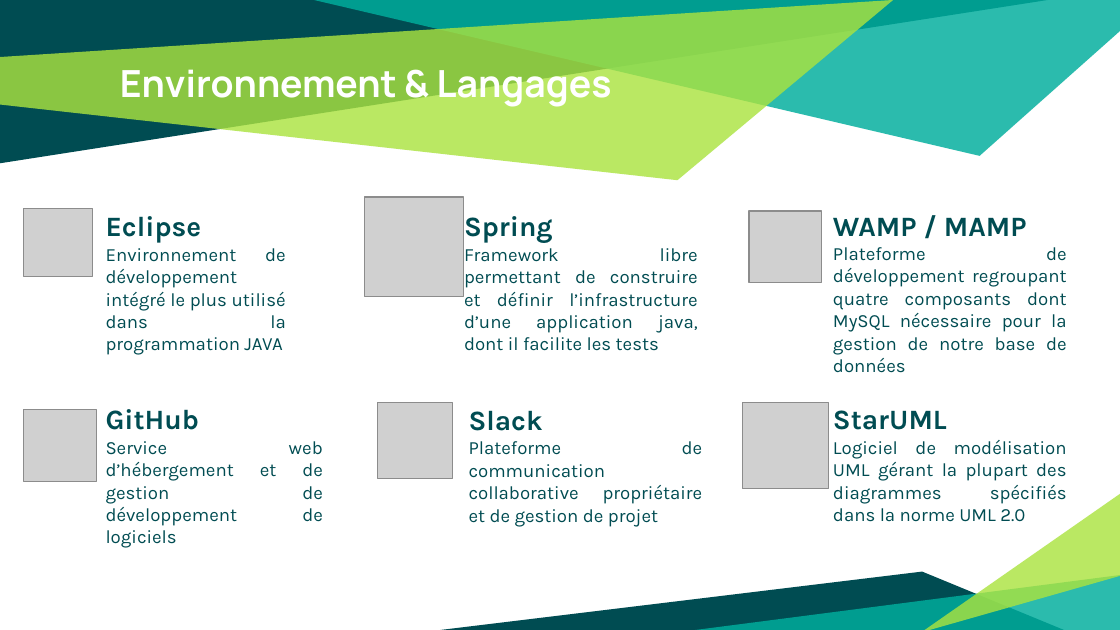
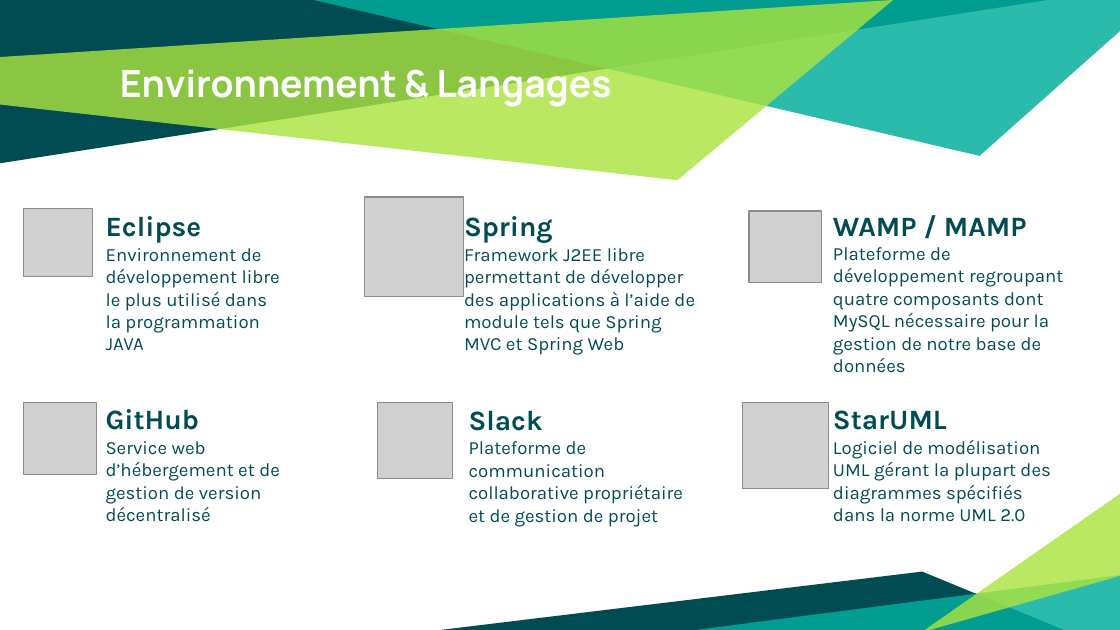
Before and after one commit to gtandu/Bougly, a slide deck: slide 5 of 0 - Compte Rendu/Présentation DIPTRACK.pptx. Drawn at 1120x630 pixels with LibreOffice and Linux fonts; fonts in the diff are those of the drawing; grey boxes stand for pictures. Boxes give left, top, right and bottom in pixels: in the first picture for what was removed or moved away, otherwise in the second. Text is boxed around its words. In the diff, an @@ line names an element or a change of style, - is before the commit and + after.

```diff
--- a/0 - Compte Rendu/Présentation DIPTRACK.pptx
+++ b/0 - Compte Rendu/Présentation DIPTRACK.pptx
@@ text at (106,248,280,351): text changed @@
-Environnement de développement intégré le plus utilisé dans la programmation JAVA
+Environnement de développement libre le plus utilisé dans la programmation JAVA
@@ text at (464,248,695,355): text changed @@
-Framework libre permettant de construire et définir l’infrastructure d’une application java, dont il facilite les tests
+Framework J2EE libre permettant de développer des applications à l’aide de module tels que Spring MVC et Spring Web
@@ text at (833,247,1063,355): alignment justified to left @@
@@ picture: place and size @@
-picture at (24,410,96,482)
+picture at (24,402,96,474)
@@ text at (106,441,280,522): text changed @@
-Service web d’hébergement et de gestion de développement de logiciels
+Service web d’hébergement et de gestion de version décentralisé
@@ text at (469,441,683,527): alignment justified to left @@
@@ text at (833,440,1050,522): alignment justified to left @@
```
Also in this commit, not shown: 1 other slide changed, 24 other files.
